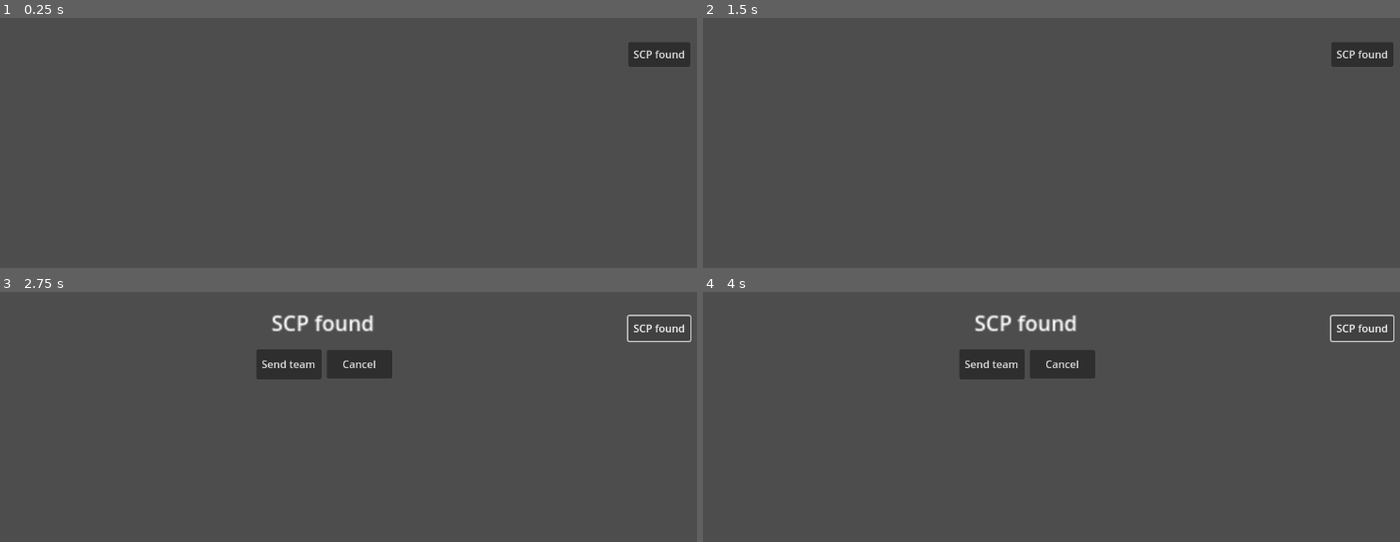
Above: before the commit, frames 1-4 (two rows, left to right).
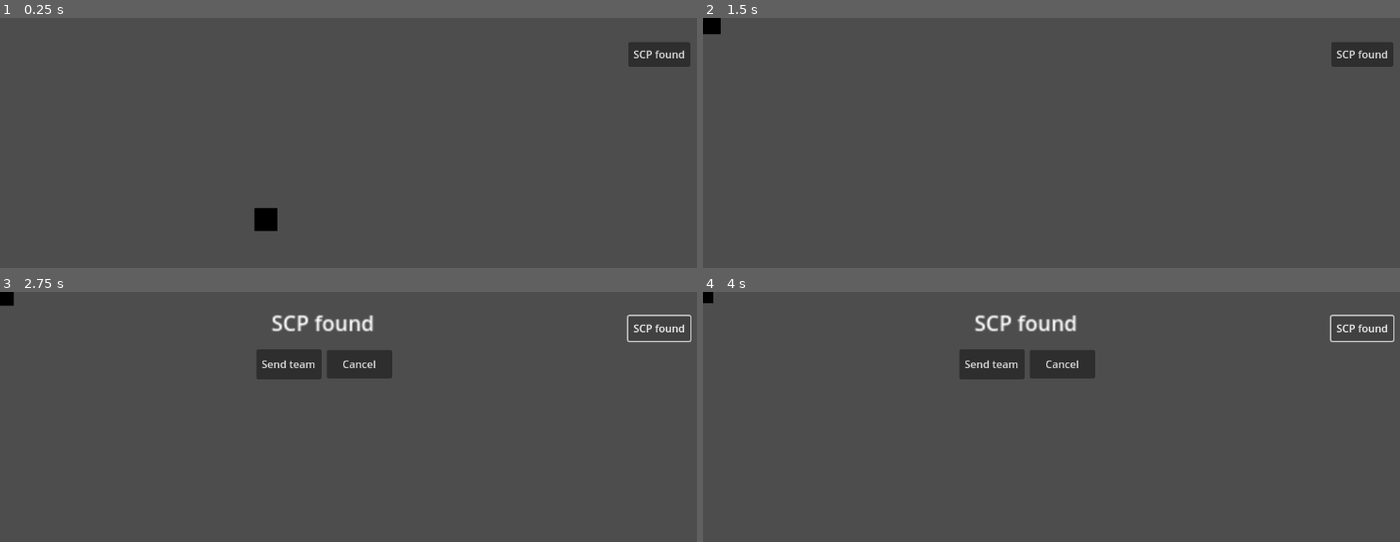
Above: after the commit, the same moments.

Repository: Starstriker112/projectscp
Game: Godot game, scene res://Game/world/world.tscn
Same seed, same stepped clock (60 frames per second), same inputs: the game is played once before the commit and once after it.
Inputs:
- Up to frame 1 (0.25 s): no input
- Up to frame 2 (1.5 s): click "SCP found" at 0.5 s; click "Send team" at 1.25 s
- Up to frame 3 (2.75 s): click "SCP found" at 2 s
- Up to frame 4 (4 s): click "Send team" at 2.75 s; click "SCP found" at 3.5 s

The runs differ from the first frame. In frame 1, 0.3% of the frame differs, in the area x 36-40%, y 75-86%; in frame 2, 0.2%; in frame 3, 0.1%; in frame 4, less than 0.1%.

Commit message:
AI that moves randomly

Diff:
--- /dev/null
+++ b/Game/AI/walk.gd
@@ -0,0 +1,24 @@
+extends CharacterBody2D
+
+@export var speed = 400
+#var screenSize = get_viewport().get_visible_rect().size
+var target = position
+
+func _ready():
+	var rng = RandomNumberGenerator.new()
+	var nextToggleSeconds = rng.randi_range(5, 15)
+	$Timer.start(nextToggleSeconds)
+
+func _physics_process(delta):
+	velocity = position.direction_to(target) * speed
+	var collision = move_and_collide(velocity * delta)
+	if collision:
+		velocity = velocity.bounce(collision.get_normal())
+
+func _on_timer_timeout():
+	var rng = RandomNumberGenerator.new()
+	var rndX = rng.randi_range(0, 1000)
+	var rndY = rng.randi_range(0, 1000)
+	target = Vector2(rndX, rndY)
+	var nextToggleSeconds = rng.randi_range(5, 10)
+	$Timer.start(nextToggleSeconds)
--- /dev/null
+++ b/Game/AI/walk.tscn
@@ -0,0 +1,30 @@
+[gd_scene load_steps=3 format=3 uid="uid://di31tjgnicv7e"]
+
+[ext_resource type="Script" path="res://Game/AI/walk.gd" id="1_8w084"]
+
+[sub_resource type="RectangleShape2D" id="RectangleShape2D_x4ebp"]
+size = Vector2(35, 35)
+
+[node name="walk" type="CharacterBody2D"]
+script = ExtResource("1_8w084")
+
+[node name="ColorRect" type="ColorRect" parent="."]
+anchors_preset = 8
+anchor_left = 0.5
+anchor_top = 0.5
+anchor_right = 0.5
+anchor_bottom = 0.5
+offset_left = -17.5
+offset_top = -17.5
+offset_right = 17.5
+offset_bottom = 17.5
+grow_horizontal = 2
+grow_vertical = 2
+color = Color(0, 0, 0, 1)
+
+[node name="CollisionShape2D" type="CollisionShape2D" parent="."]
+shape = SubResource("RectangleShape2D_x4ebp")
+
+[node name="Timer" type="Timer" parent="."]
+
+[connection signal="timeout" from="Timer" to="." method="_on_timer_timeout"]
--- a/Game/world/world.tscn
+++ b/Game/world/world.tscn
@@ -1,6 +1,7 @@
-[gd_scene load_steps=2 format=3 uid="uid://cf1ywe3t20kvl"]
+[gd_scene load_steps=3 format=3 uid="uid://cf1ywe3t20kvl"]
 
 [ext_resource type="Script" path="res://Game/world/world.gd" id="1_1tid1"]
+[ext_resource type="PackedScene" uid="uid://di31tjgnicv7e" path="res://Game/AI/walk.tscn" id="2_qvvwq"]
 
 [node name="Node2D" type="Node2D"]
 script = ExtResource("1_1tid1")
@@ -12,4 +13,7 @@
 offset_bottom = 75.0
 text = "SCP found"
 
+[node name="walk" parent="." instance=ExtResource("2_qvvwq")]
+position = Vector2(487, 369)
+
 [connection signal="pressed" from="Button" to="." method="_on_button_pressed"]
--- a/project.godot
+++ b/project.godot
@@ -18,6 +18,10 @@
 [autoload]
 
 Global="*res://Game/global.gd"
+
+[display]
+
+window/size/mode=2
 
 [editor]
 
